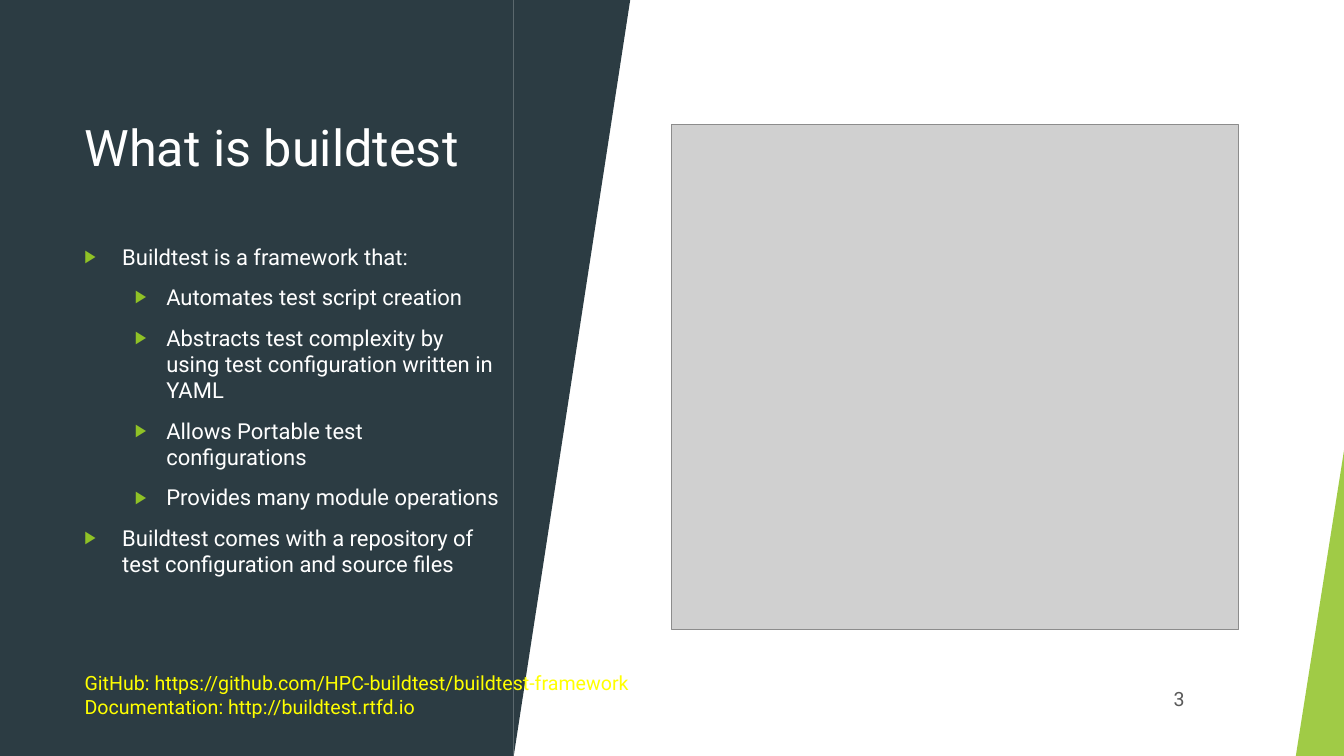
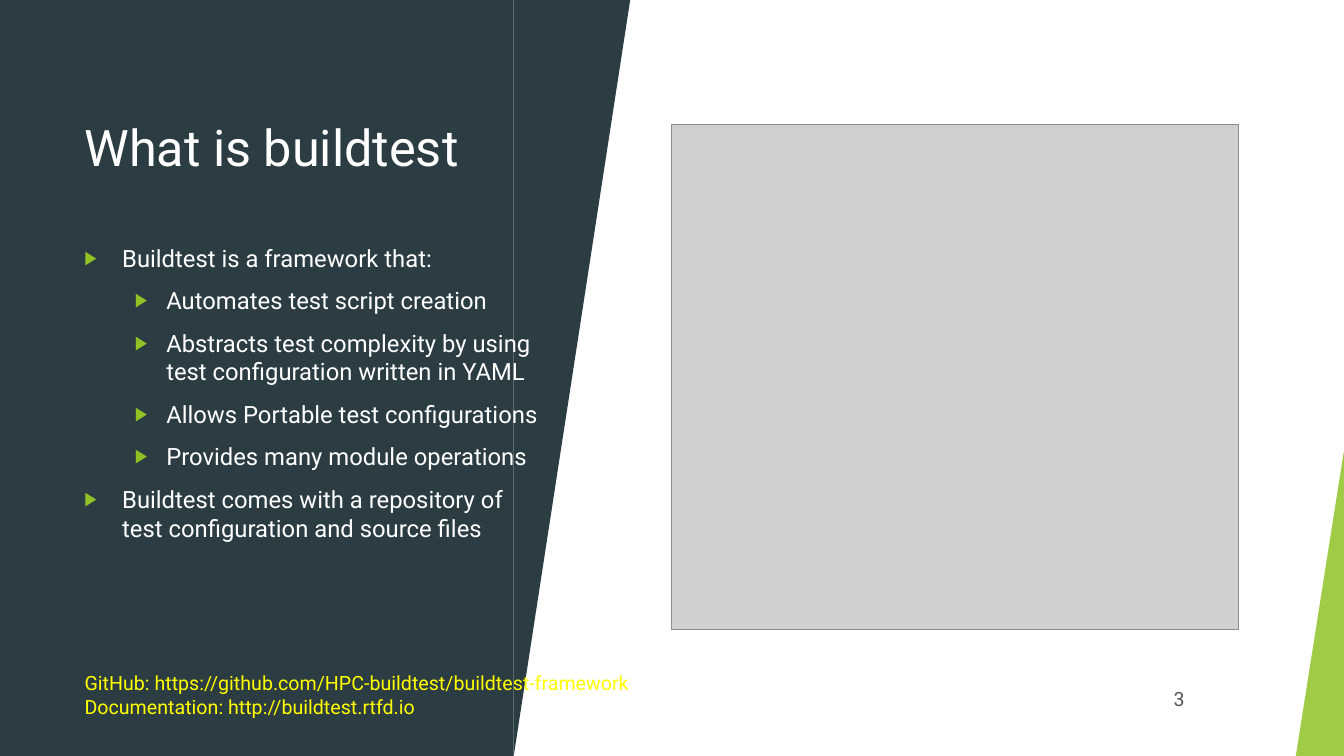
Before and after one commit to buildtesters/buildtest, a slide deck: slide 3 of docs/slides/buildtest-fosdem20.pptx. Drawn at 1344x756 pixels with LibreOffice and Linux fonts; fonts in the diff are those of the drawing; grey boxes stand for pictures. Boxes give left, top, right and bottom in pixels: in the first picture for what was removed or moved away, otherwise in the second. Text is boxed around its words. In the diff, an @@ line names an element or a change of style, - is before the commit and + after.

```diff
--- a/docs/slides/buildtest-fosdem20.pptx
+++ b/docs/slides/buildtest-fosdem20.pptx
@@ text "Buildtest is a framework that:" at [122,249,537,542]: size 15.7 to 17 pt @@
```
Also in this commit, not shown: 3 other slides changed, 2 other files.
